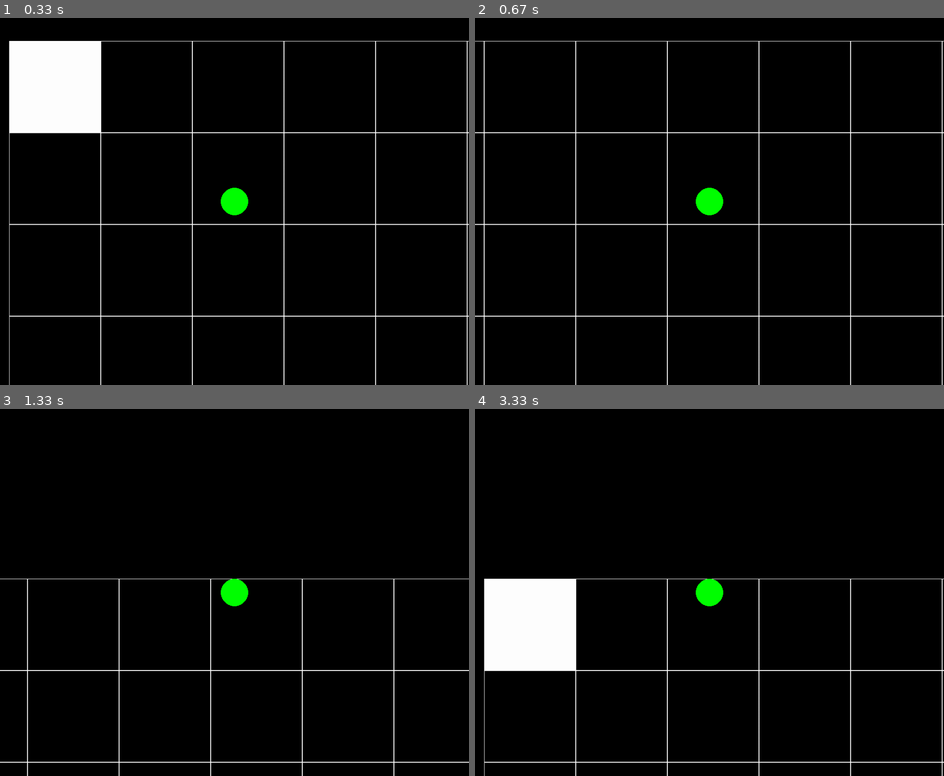
Above: before the commit, frames 1-4 (two rows, left to right).
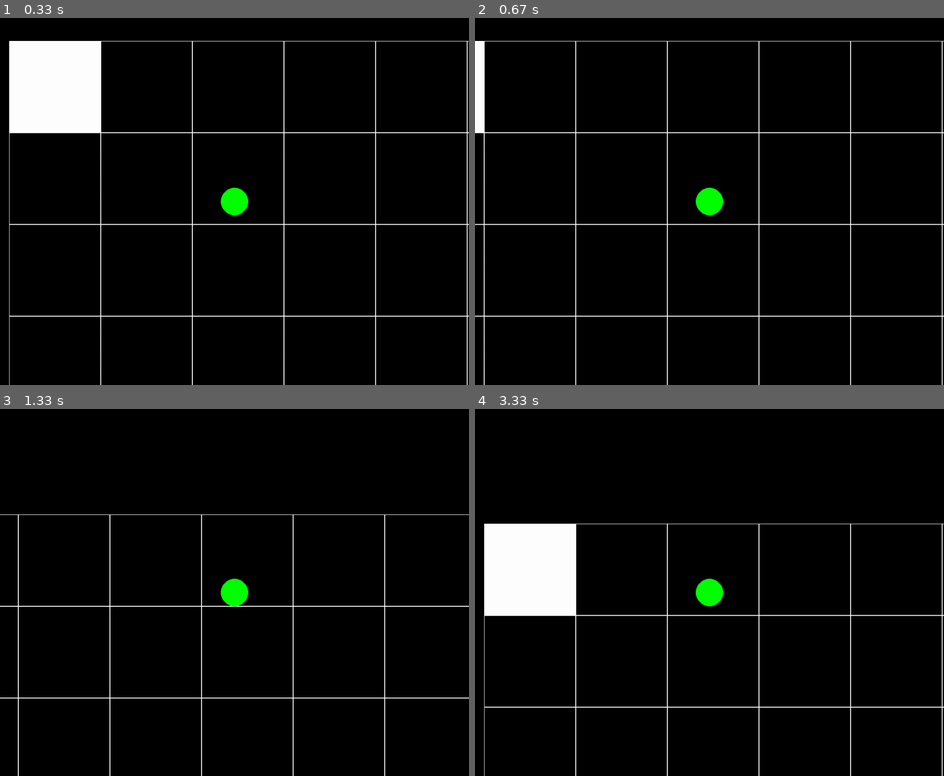
Above: after the commit, the same moments.

Repository: MaximGorobec/pygame_project
Game: pygame game, started from main.py
Same seed, same stepped clock (60 frames per second), same inputs: the game is played once before the commit and once after it.
Inputs:
- Up to frame 1 (0.33 s): no input
- Up to frame 2 (0.67 s): hold D from 0.33 s (still down)
- Up to frame 3 (1.33 s): release D at 0.8 s; hold W 0.83-1.13 s; hold D from 1.17 s (still down)
- Up to frame 4 (3.33 s): release D at 1.63 s; hold A 1.67-2.2 s; hold S 2.23-2.53 s; hold A 2.57-2.97 s; hold W from 3 s (still down)

Frame 1 is identical in both runs. In frame 2, 0.5% of the frame differs, in the area x 0-2%, y 6-32%; in frame 3, 3.5%; in frame 4, 7.7%, in the area x 1-100%, y 31-97%.

Commit message:
хихихи шум цветовой

Diff:
--- a/main.py
+++ b/main.py
@@ -3,7 +3,7 @@
 from pygame import Color
 if __name__ == '__main__':
     player_r = 30
-    player_speed = 20
+    player_speed = 10
     pygame.init()
     pygame.display.set_caption('rogueunlike')
     size = width, height = 1024, 800
